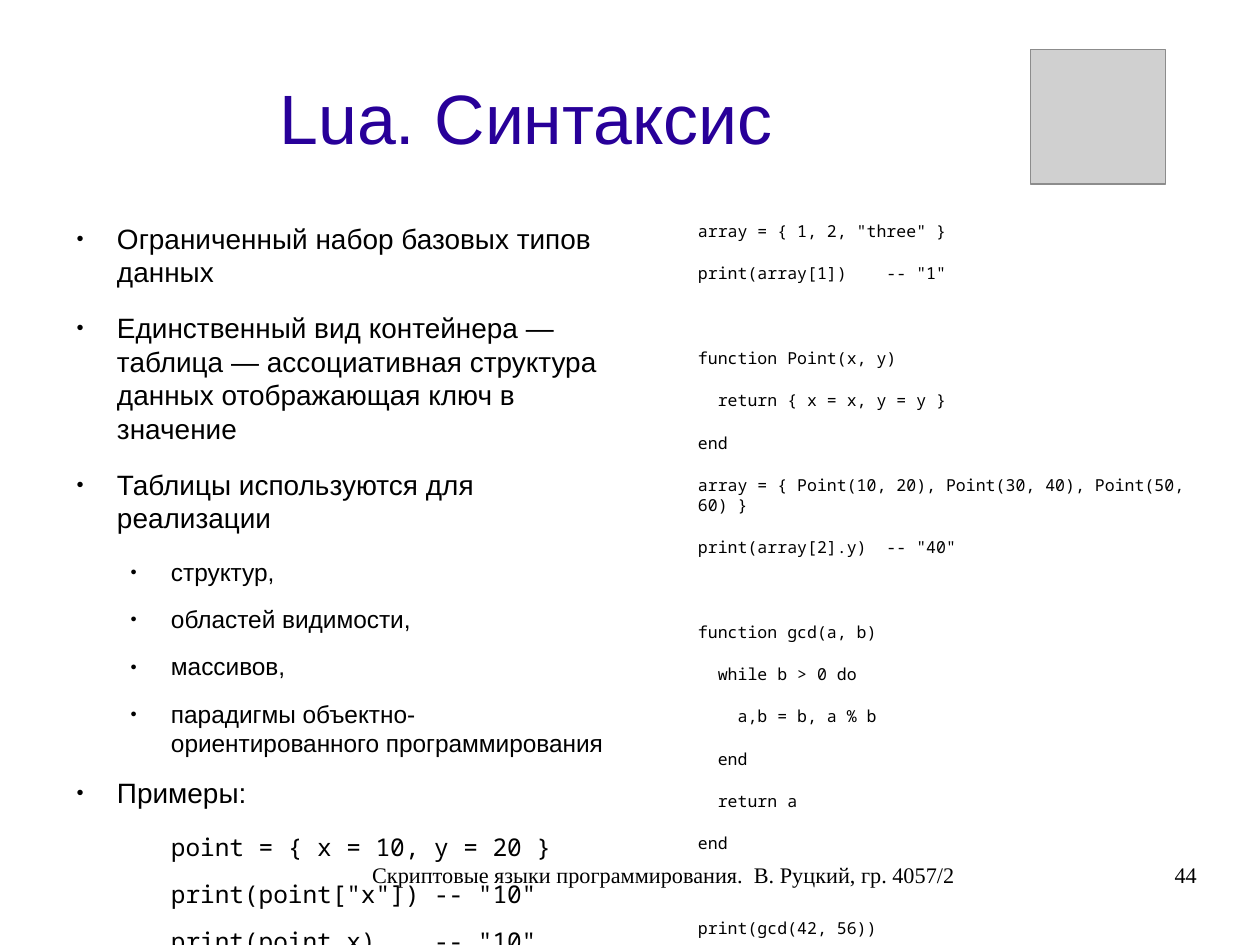
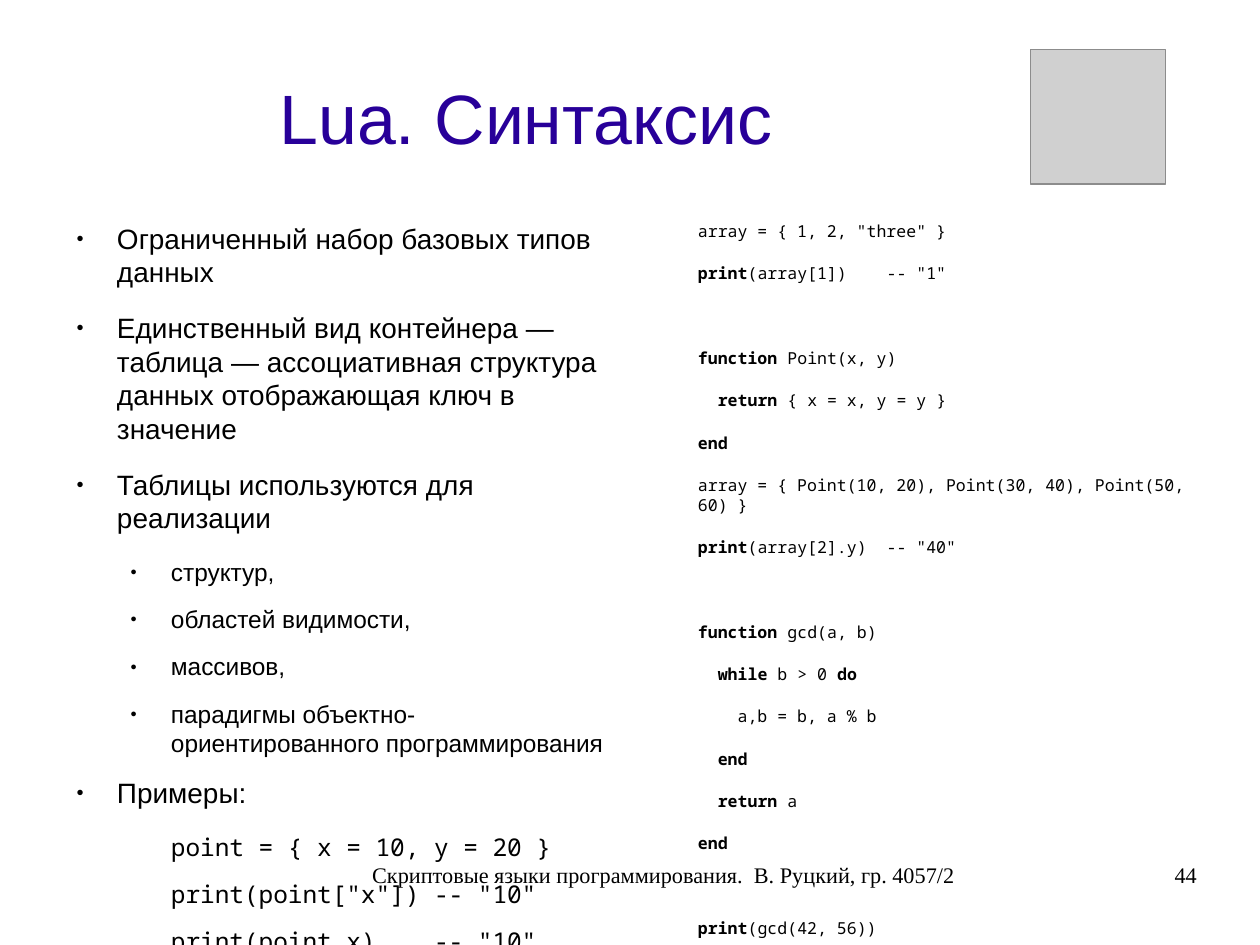
Before and after one commit to rutsky/semester07, a slide deck: slide 44 of Operation_systems/scripting_languages/40572_Rutsky_Scripting_languages.odp. Drawn at 1260x945 pixels with LibreOffice and Linux fonts; fonts in the diff are those of the drawing; grey boxes stand for pictures. Boxes give left, top, right and bottom in pixels: in the first picture for what was removed or moved away, otherwise in the second. Text is boxed around its words. In the diff, an @@ line names an element or a change of style, - is before the commit and + after.

```diff
--- a/Operation_systems/scripting_languages/40572_Rutsky_Scripting_languages.odp
+++ b/Operation_systems/scripting_languages/40572_Rutsky_Scripting_languages.odp
@@ text at <box>698,266,956,849</box>: bold on in "print(array[1])", "function", "return", "end" and 7 more places @@
```
Also in this commit, not shown: 2 other slides changed, 1 other file.
